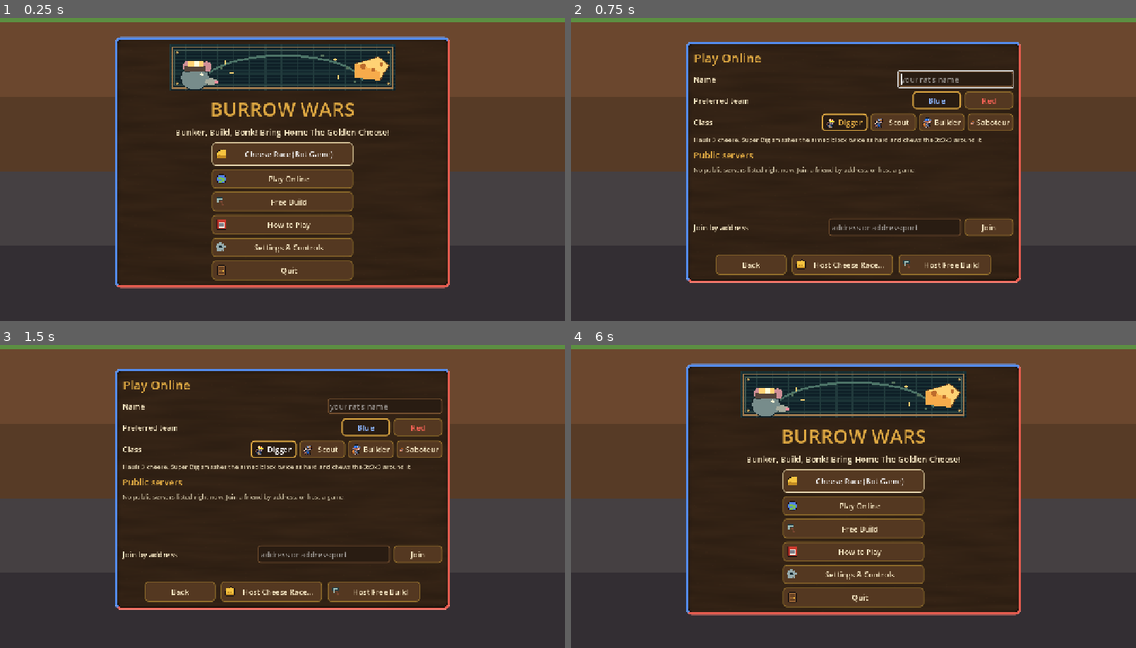
Above: before the commit, frames 1-4 (two rows, left to right).
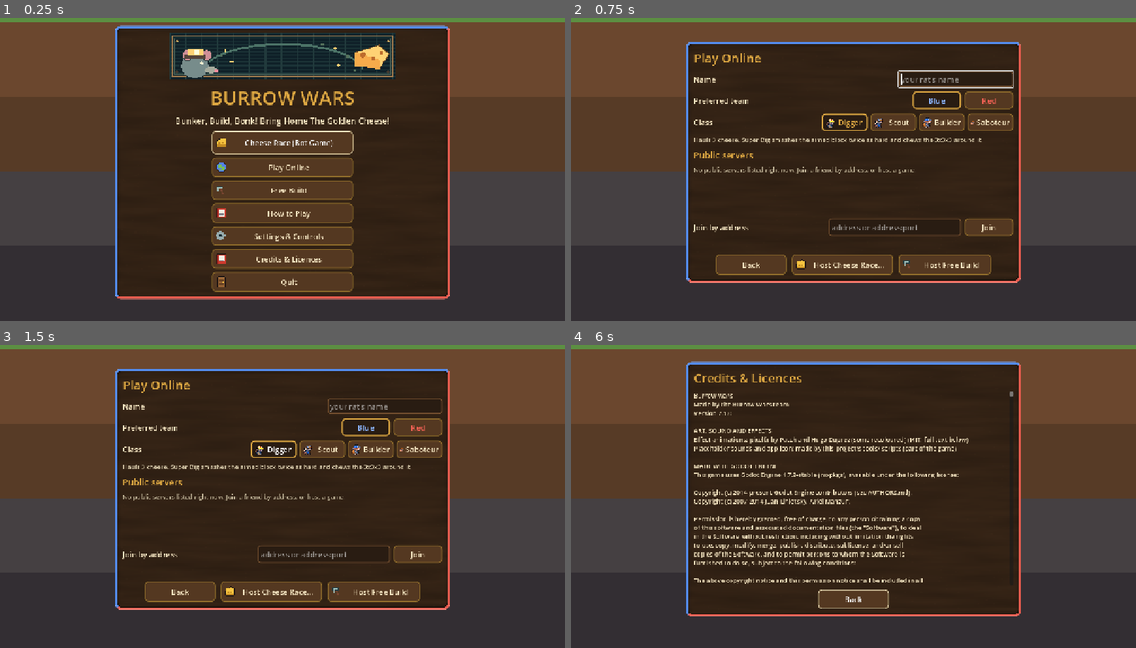
Above: after the commit, the same moments.

Repository: Beanidip/BurrowWars
Game: Godot game, scene res://scenes/main.tscn
The game is run twice, just before and just after one commit, with the same random seed, the same clock (stepped at 60 frames per second) and the same inputs. Sound files missing from this copy of the repository are replaced by a short silence.
Inputs (mouse positions are in pixels of both pictures, inside the frame that each line leads up to):
- Up to frame 1 (0.25 s): no input
- Up to frame 2 (0.75 s): click "Play Online" at 0.5 s
- Up to frame 3 (1.5 s): click "Digger" at 1.25 s
- Up to frame 4 (6 s): click "Scout" at 2 s; click "Builder" at 2.75 s; click "Saboteur" at 3.5 s; click "Join" at 4.25 s; click "Back" at 5 s; click (853, 587) at 5.75 s, where only the run after the commit has a clickable "Credits & Licences"

The runs differ from the first frame. In frame 1, 18% of the frame differs, in the area x 20-80%, y 2-94%; in frame 2, nothing differs; in frame 3, nothing differs; in frame 4, 21%, in the area x 20-80%, y 5-90%.

Commit message:
Credits & Licences page
A new main-menu page lists the team, art and effect sources, and every
licence notice the game must ship with: Godot's MIT licence, the
third-party components compiled into the engine with their licence
texts (taken from the engine at runtime, so they match the shipped
version), and pixelfx's MIT licence. Add names in Credits.TEAM and asset
sources in Credits.ASSETS.

Co-Authored-By: Claude Opus 5.5 <noreply@anthropic.com>
Claude-Session: https://claude.ai/code/session_011JWAHCiNXkTbDcScoUVYgH

Diff:
--- /dev/null
+++ b/scripts/ui/credits.gd
@@ -0,0 +1,70 @@
+class_name Credits
+## The Credits & Licences page: who made the game, plus every licence notice
+## the shipped game must carry. Godot's own licence and the notices of the
+## third-party code compiled into the engine (FreeType, ENet, mbed TLS...)
+## come straight from the engine, so they always match the version we ship.
+## Add a line to TEAM for each person, and to ASSETS for each art, sound or
+## music source (see docs/ASSET_LICENSES.md).
+
+const TEAM := [
+	"Burrow Wars",
+	"Made by the Burrow Wars team",
+]
+
+## [what, who / where, licence]
+const ASSETS := [
+	["Effect animations", "pixelfx by Patch and Hugo Duprez (some recoloured)", "MIT, full text below"],
+	["Placeholder sounds and app icon", "made by this project's tools/ scripts", "part of the game"],
+]
+
+const PIXELFX_LICENSE := "res://assets/fx/LICENSE-pixelfx.txt"
+
+
+static func text() -> String:
+	var out := PackedStringArray()
+	out.append("\n".join(TEAM))
+	out.append("Version %s" % String(ProjectSettings.get_setting("application/config/version")))
+	out.append("")
+	out.append("ART, SOUND AND EFFECTS")
+	for a: Array in ASSETS:
+		out.append("%s: %s (%s)" % [a[0], a[1], a[2]])
+	out.append("")
+	out.append("MADE WITH GODOT ENGINE")
+	out.append("This game uses Godot Engine %s, available under the following license:" % Engine.get_version_info()["string"])
+	out.append("")
+	out.append(Engine.get_license_text())
+	out.append("")
+	out.append("THIRD-PARTY COMPONENTS IN GODOT ENGINE")
+	var used: Dictionary = {}
+	for comp: Dictionary in Engine.get_copyright_info():
+		out.append("")
+		out.append(String(comp.get("name", "")))
+		for part: Dictionary in comp.get("parts", []):
+			for line: Variant in part.get("copyright", []):
+				out.append("  Copyright %s" % String(line))
+			var lic := String(part.get("license", ""))
+			if lic != "":
+				out.append("  License: %s" % lic)
+				for id in lic.replace("(", " ").replace(")", " ").replace(" or ", " ").replace(" and ", " ").split(" ", false):
+					used[id] = true
+	var texts: Dictionary = Engine.get_license_info()
+	out.append("")
+	out.append("LICENSE TEXTS")
+	for id: String in texts:
+		if used.has(id):
+			out.append("")
+			out.append("---- %s ----" % id)
+			out.append(String(texts[id]))
+	out.append("")
+	out.append("PIXELFX")
+	out.append(_read(PIXELFX_LICENSE))
+	return "\n".join(out)
+
+
+static func _read(path: String) -> String:
+	var f := FileAccess.open(path, FileAccess.READ)
+	if f == null:
+		return "(licence file missing: %s)" % path
+	var t := f.get_as_text()
+	f.close()
+	return t
--- a/scripts/ui/main_menu.gd
+++ b/scripts/ui/main_menu.gd
@@ -138,6 +138,7 @@
 	col.add_child(Icons.on_button(UiKit.button("Free Build", _show_free.bind(false), Vector2(320, 44)), "hammer"))
 	col.add_child(Icons.on_button(UiKit.button("How to Play", _show_help, Vector2(320, 44)), "book"))
 	col.add_child(Icons.on_button(UiKit.button("Settings & Controls", _show_settings, Vector2(320, 44)), "gear"))
+	col.add_child(Icons.on_button(UiKit.button("Credits & Licences", _show_credits, Vector2(320, 44)), "book"))
 	col.add_child(Icons.on_button(UiKit.button("Quit", func() -> void: get_tree().quit(), Vector2(320, 44)), "door"))
 	if _message != "":
 		var msg := UiKit.wrapped(_message, 15, UiKit.TEAM[1].lightened(0.3))
@@ -357,6 +358,25 @@
 	back.grab_focus()
 
 
+func _show_credits() -> void:
+	_clear()
+	_page.add_child(UiKit.label("Credits & Licences", 28, UiKit.BRASS))
+	var text := RichTextLabel.new()
+	text.bbcode_enabled = false
+	text.text = Credits.text()
+	text.custom_minimum_size = Vector2(700, 440)
+	text.scroll_active = true
+	text.selection_enabled = true
+	text.add_theme_font_size_override("normal_font_size", 14)
+	text.add_theme_color_override("default_color", UiKit.PAPER)
+	text.focus_mode = Control.FOCUS_ALL
+	_page.add_child(text)
+	var back := UiKit.button("Back", _show_home, Vector2(160, 44))
+	back.size_flags_horizontal = Control.SIZE_SHRINK_CENTER
+	_page.add_child(back)
+	back.grab_focus()
+
+
 func _show_settings() -> void:
 	_clear()
 	_page.add_child(UiKit.label("Settings & Controls", 28, UiKit.BRASS))
--- a/tests/test_runner.gd
+++ b/tests/test_runner.gd
@@ -20,7 +20,7 @@
 		"mouse_trap", "tnt_chain_and_gate", "ladder_spring_conveyor_gate", "class_abilities",
 		"class_permissions", "win_condition", "vault_raid", "digger_power", "water_exit", "lava_flows", "water_flows", "ladder_stack_and_floor_gadgets",
 		"team_block_and_builder", "ice_slides_off_the_end", "scrap_abundance",
-		"painted_blocks", "review_fixes", "bot_sees_cheese", "enem …(408 unchanged characters)… ws", "teleporters", "impulse_grenade", "bot_crosses_trench", "bot_gear_and_dash" …(287 unchanged characters)…
+		"painted_blocks", "review_fixes", "bot_sees_cheese", "enem …(408 unchanged characters)… ws", "teleporters", "impulse_grenade", "credits_and_licences", "bot_crosses_trench", "bot_gear_and_dash" …(287 unchanged characters)…
 		"stone_and_obsidian", "chisel_rules", "chisel_economy_is_zero_sum", "chisel_collision_and_steps",
 		"chisel_persists", "pantograph", "dynamite_physics", "dynamite_traps", "dynamite_blast",
 		"new_traps_vs_rats", "cannon", "crane_and_dozer", "machine_transport", "machine_rules",
@@ -4146,3 +4146,14 @@
 		ok = ok or (e.size() > 6 and bool(e[5]))
 	check(ok, "the snapshot says which sticks are impulse grenades")
 	end(m)
+
+
+func test_credits_and_licences() -> void:
+	## The game must show Godot's licence and every third-party notice it ships with.
+	var t := Credits.text()
+	check(t.contains("Godot Engine") and t.contains(Engine.get_license_text().substr(0, 60)), "Godot's MIT licence text is in the credits")
+	for name: String in ["FreeType", "ENet", "mbed"]:
+		check(t.contains(name), "the %s notice is in the credits" % name)
+	check(t.contains("pixelfx") and t.contains("Permission is hereby granted"), "pixelfx's MIT licence is in the credits")
+	check(not t.contains("licence file missing"), "the pixelfx licence file is packed with the game")
+	check(t.contains(String(ProjectSettings.get_setting("application/config/version"))), "and the game version")
Not shown, added: scripts/ui/credits.gd.uid
